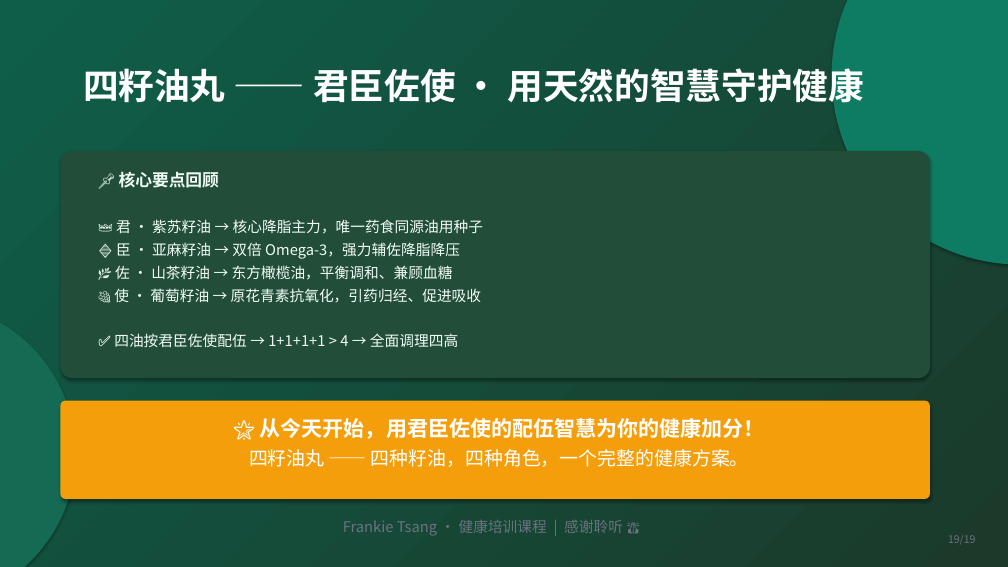
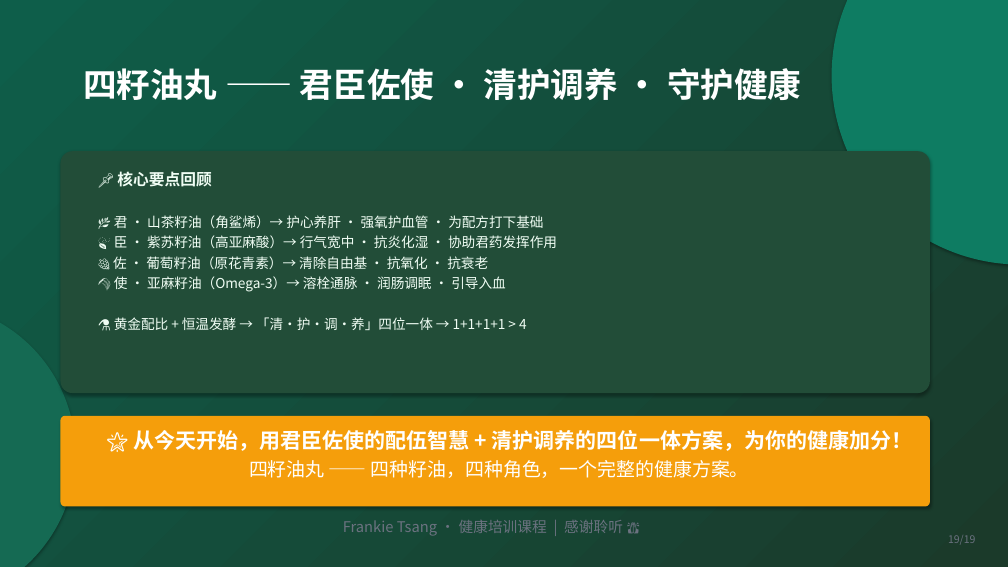
Before and after one commit to unclefrankie422/boyboy-manager, a slide deck: slide 19 of why-four-seed-oil.pptx. Drawn at 1008x567 pixels with LibreOffice and Linux fonts; fonts in the diff are those of the drawing. Boxes give left, top, right and bottom in pixels: in the first picture for what was removed or moved away, otherwise in the second. Text is boxed around its words. In the diff, an @@ line names an element or a change of style, - is before the commit and + after.

Commit message:
四籽油丸PPT v3：纠正君臣佐使排序（君山茶角鲨烯·臣紫苏高亚麻酸·佐葡萄原花青素·使亚麻Omega3）+ 新增清护调养四位一体 + 黄金配比恒温发酵工艺

```diff
--- a/why-four-seed-oil.pptx
+++ b/why-four-seed-oil.pptx
@@ text at (83,68,801,100): text changed; size 34 to 32 pt @@
-四籽油丸 —— 君臣佐使 · 用天然的智慧守护健康
+四籽油丸 —— 君臣佐使 · 清护调养 · 守护健康
@@ rounded rectangle: place and size @@
-rounded rectangle at (60,151,930,378)
+rounded rectangle at (60,151,930,393)
@@ text at (117,171,211,187): size 16 to 15 pt in "📌 核心要点回顾"; less space between paragraphs @@
@@ text at (113,215,557,330): text changed; size 14 to 13 pt @@
-👑 君 · 紫苏籽油 → 核心降脂主力，唯一药食同源油用种子
-🔷 臣 · 亚麻籽油 → 双倍 Omega-3，强力辅佐降脂降压
-🌿 佐 · 山茶籽油 → 东方橄榄油，平衡调和、兼顾血糖
-🍇 使 · 葡萄籽油 → 原花青素抗氧化，引药归经、促进吸收
-✅ 四油按君臣佐使配伍 → 1+1+1+1 > 4 → 全面调理四高
+🌿 君 · 山茶籽油（角鲨烯）→ 护心养肝 · 强氧护血管 · 为配方打下基础
+🍃 臣 · 紫苏籽油（高亚麻酸）→ 行气宽中 · 抗炎化湿 · 协助君药发挥作用
+🍇 佐 · 葡萄籽油（原花青素）→ 清除自由基 · 抗氧化 · 抗衰老
+🌾 使 · 亚麻籽油（Omega-3）→ 溶栓通脉 · 润肠调眠 · 引导入血
+⚗️ 黄金配比 + 恒温发酵 → 「清·护·调·养」四位一体 → 1+1+1+1 > 4
@@ rounded rectangle: place and size @@
-rounded rectangle at (60,401,930,499)
+rounded rectangle at (60,416,930,507)
@@ text "🌟 从今天开始，用君臣佐使的配伍智慧 + 清护调养的四位一体方案，为你的健康加分！": place and size @@
-text "🌟 从今天开始，用君臣佐使的配伍智慧 + 清护调养的四位一体方案，为你的健康加分！" at (249,418,765,467)
+text "🌟 从今天开始，用君臣佐使的配伍智慧 + 清护调养的四位一体方案，为你的健康加分！" at (133,430,913,478)
@@ text at (133,430,913,451): text changed @@
-🌟 从今天开始，用君臣佐使的配伍智慧为你的健康加分！
+🌟 从今天开始，用君臣佐使的配伍智慧 + 清护调养的四位一体方案，为你的健康加分！
```
Also in this commit, not shown: 16 other slides changed, 2 slides added, 2 slides removed, 1 other file.
